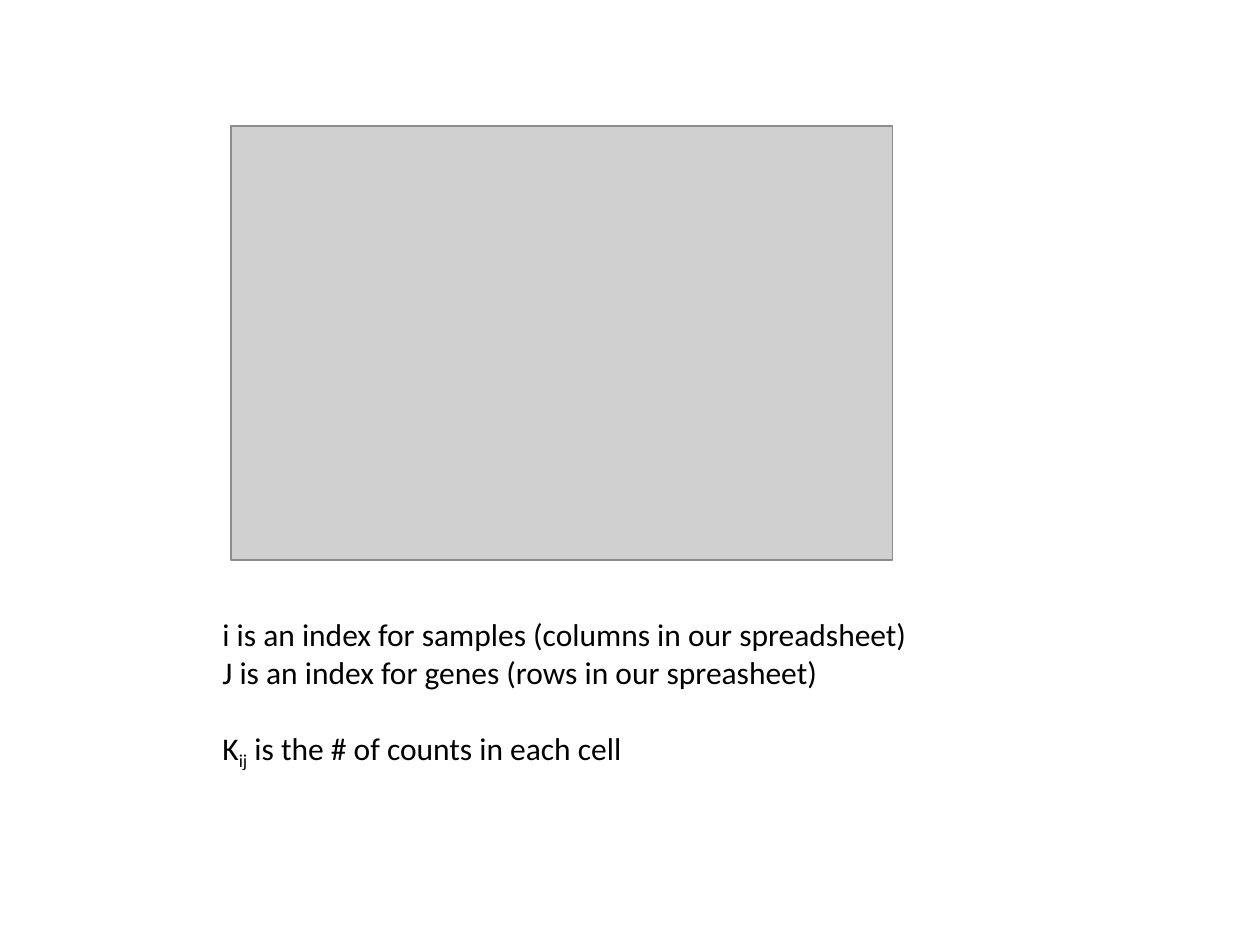
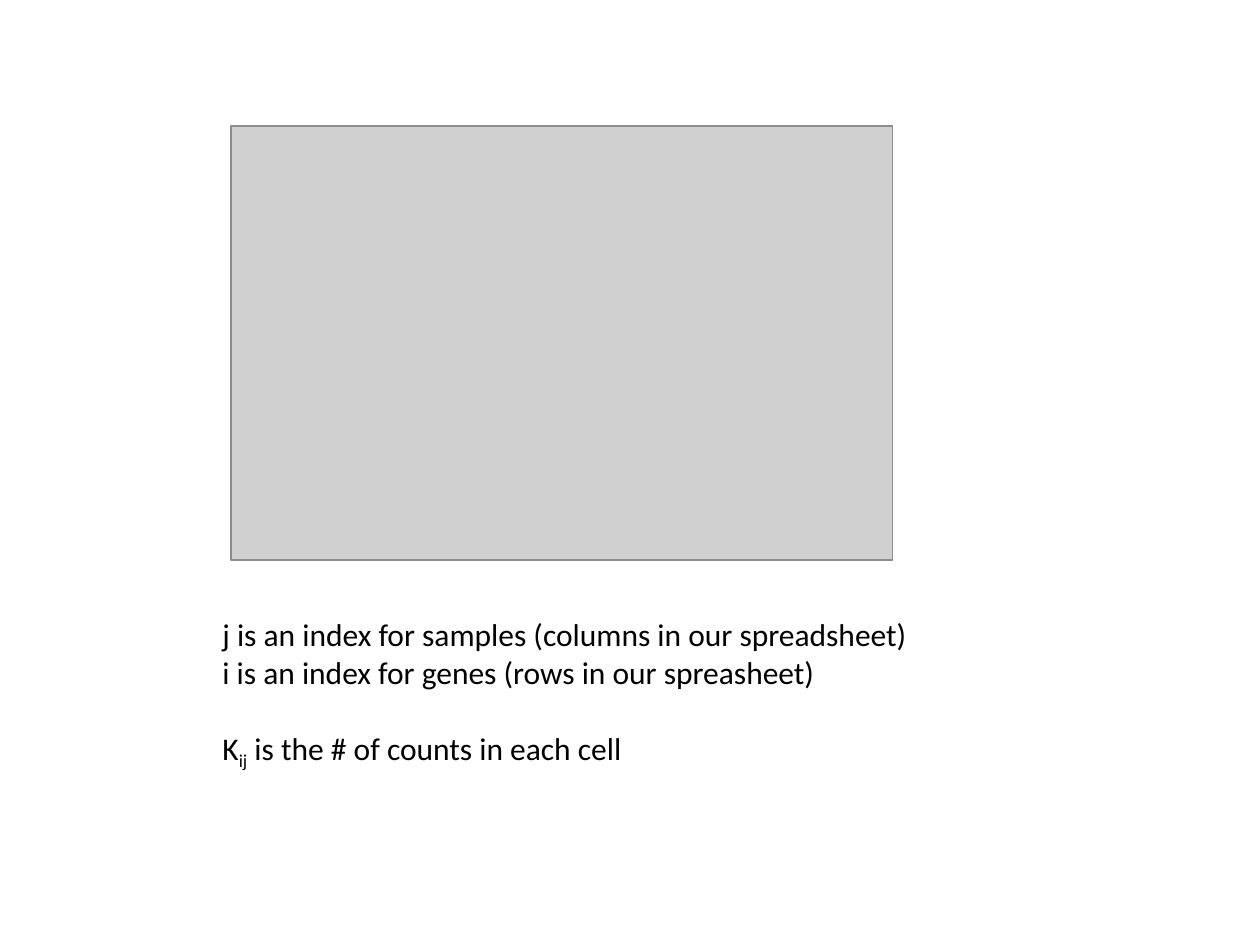
Before and after one commit to afodor/afodor.github.io, a slide deck: slide 15 of classes/stats2015/Lecture10.pptx. Drawn at 1260x945 pixels with LibreOffice and Linux fonts; fonts in the diff are those of the drawing; grey boxes stand for pictures. Boxes give left, top, right and bottom in pixels: in the first picture for what was removed or moved away, otherwise in the second. Text is boxed around its words. In the diff, an @@ line names an element or a change of style, - is before the commit and + after.

Commit message:
small fixes to lectures...

```diff
--- a/classes/stats2015/Lecture10.pptx
+++ b/classes/stats2015/Lecture10.pptx
@@ text at (x1=222, y1=623, x2=907, y2=690): text changed @@
-i is an index for samples (columns in our spreadsheet)
-J is an index for genes (rows in our spreasheet)
+j is an index for samples (columns in our spreadsheet)
+i is an index for genes (rows in our spreasheet)
```
Also in this commit, not shown: 1 other file.
